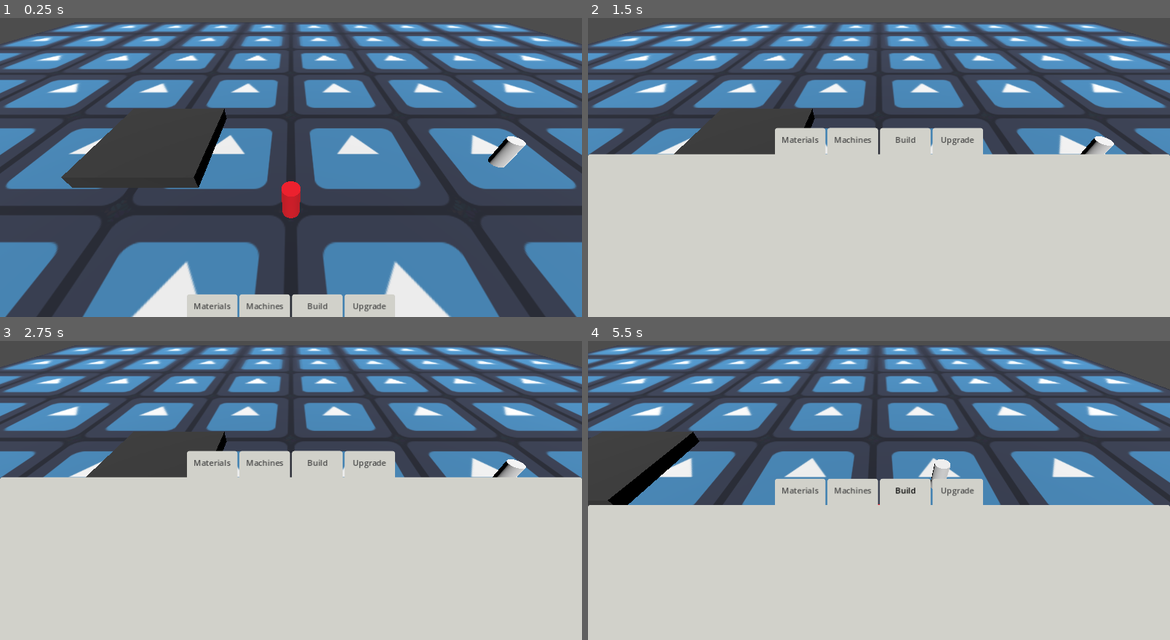
Above: before the commit, frames 1-4 (two rows, left to right).
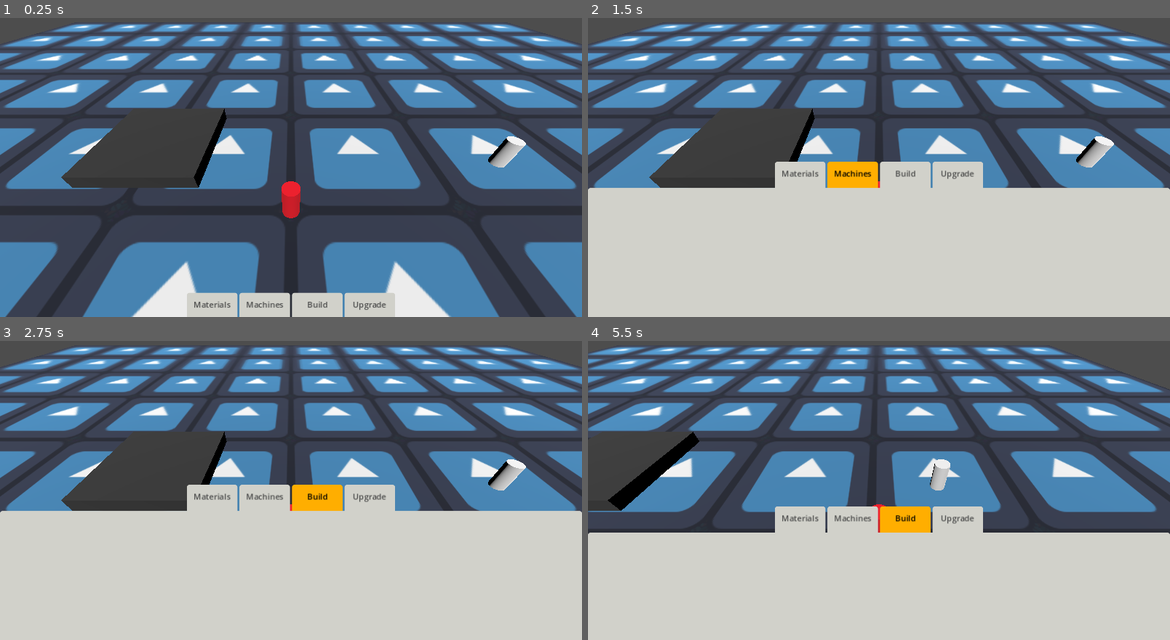
Above: after the commit, the same moments.

Repository: angelR0G/GameOff2024
Game: Godot game, scene res://scenes/map.tscn
Two runs of this game, one before a commit and one after it. Both use one fixed random seed, a clock stepped at 60 frames per second and the inputs below. The engine's default icon, where the game draws it, is replaced by a stand-in: a white triangle on a blue panel in a dark square.
Inputs:
- Up to frame 1 (0.25 s): no input
- Up to frame 2 (1.5 s): click "Materials" at 0.5 s; click "Machines" at 1.25 s
- Up to frame 3 (2.75 s): click "Build" at 2 s
- Up to frame 4 (5.5 s): click "Upgrade" at 2.75 s; tap Enter at 3.5 s; hold D (right) 3.53-4.28 s; hold E (interact) 3.53-4.28 s; hold Q (back) 4.28-5.03 s; tap E (interact) at 4.35 s; tap Space at 5 s; hold D (right) from 5.03 s (still down); hold E (interact) from 5.03 s (still down)

The runs differ from the first frame. In frame 1, 0.5% of the frame differs, in the area x 32-68%, y 91-99%; in frame 2, 12%; in frame 3, 12%, in the area x 0-100%, y 36-58%; in frame 4, 10%.

Commit message:
style: change icon distribution and some colors

Diff:
--- a/resources/inventory_menu.tres
+++ b/resources/inventory_menu.tres
@@ -1,6 +1,9 @@
-[gd_resource type="Theme" load_steps=2 format=3 uid="uid://do4klmwnfpkxv"]
+[gd_resource type="Theme" load_steps=4 format=3 uid="uid://do4klmwnfpkxv"]
 
 [ext_resource type="StyleBox" uid="uid://bulio1h4x8mh5" path="res://resources/gray_panel.tres" id="1_cmqi1"]
+[ext_resource type="StyleBox" uid="uid://gr8ksg5cdn8x" path="res://resources/orange_panel.tres" id="2_dkf4i"]
+
+[sub_resource type="StyleBoxEmpty" id="StyleBoxEmpty_li6v7"]
 
 [resource]
 Button/colors/font_color = Color(0.288519, 0.288518, 0.288518, 1)
@@ -12,14 +15,13 @@
 Button/colors/font_pressed_color = Color(0.00184108, 0.00184107, 0.00184107, 1)
 Button/styles/disabled = ExtResource("1_cmqi1")
 Button/styles/disabled_mirrored = ExtResource("1_cmqi1")
-Button/styles/focus = ExtResource("1_cmqi1")
-Button/styles/hover = ExtResource("1_cmqi1")
-Button/styles/hover_mirrored = ExtResource("1_cmqi1")
-Button/styles/hover_pressed = ExtResource("1_cmqi1")
+Button/styles/focus = SubResource("StyleBoxEmpty_li6v7")
+Button/styles/hover = ExtResource("2_dkf4i")
+Button/styles/hover_mirrored = ExtResource("2_dkf4i")
 Button/styles/hover_pressed_mirrored = ExtResource("1_cmqi1")
 Button/styles/normal = ExtResource("1_cmqi1")
 Button/styles/normal_mirrored = ExtResource("1_cmqi1")
-Button/styles/pressed = ExtResource("1_cmqi1")
-Button/styles/pressed_mirrored = ExtResource("1_cmqi1")
+Button/styles/pressed = ExtResource("2_dkf4i")
+Button/styles/pressed_mirrored = ExtResource("2_dkf4i")
 PanelContainer/styles/normal = ExtResource("1_cmqi1")
 PanelContainer/styles/panel = ExtResource("1_cmqi1")
--- /dev/null
+++ b/resources/orange_panel.tres
@@ -0,0 +1,7 @@
+[gd_resource type="StyleBoxFlat" format=3 uid="uid://gr8ksg5cdn8x"]
+
+[resource]
+bg_color = Color(1, 0.683333, 0, 1)
+corner_radius_top_left = 5
+corner_radius_top_right = 5
+expand_margin_bottom = 10.0
--- a/ui/hud.gd
+++ b/ui/hud.gd
@@ -11,7 +11,7 @@
 
 func set_menu_visibility(new_state:bool) -> void:
 	var tween := get_tree().create_tween()
-	tween.tween_property(menu_node, "position", Vector2(0, 0 if new_state else 330), 0.5)
+	tween.tween_property(menu_node, "position", Vector2(0, 0 if new_state else 260), 0.5)
 
 	# Disable player input when interacting with the menu
 	Player.Instance.input_disabled = new_state
@@ -50,19 +50,28 @@
 	if not materials_inv_display.visible:
 		return
 
-	var materials_container := materials_inv_display.get_child(0)
+	var mat_container_1 := materials_inv_display.get_child(0).get_child(0)
+	var mat_container_2 := materials_inv_display.get_child(0).get_child(1)
 	var player_materials := Player.Instance.materials
 
 	# Remove all children
-	for mat in materials_container.get_children():
+	for mat in mat_container_1.get_children():
+		mat.queue_free()
+	for mat in mat_container_2.get_children():
 		mat.queue_free()
 
 	# Create an icon foreach material in player's inventory
 	for mat_id in player_materials.get_all_keys():
+		var container := mat_container_1
+		if mat_container_1.get_child_count() <= 1 or mat_container_1.get_child_count() <= mat_container_2.get_child_count():
+			container = mat_container_1
 		var new_mat_icon :MaterialIcon = MATERIAL_ICON.instantiate()
-		materials_container.add_child(new_mat_icon)
+
+		container.add_child(new_mat_icon)
 		new_mat_icon.set_sprite(MATERIALS.search_by_id(mat_id).sprite)
 		new_mat_icon.set_number(player_materials.get_value_from_id(mat_id))
+
+	mat_container_2.visible = mat_container_2.get_child_count() > 0
 
 
 # # #
--- a/ui/hud.tscn
+++ b/ui/hud.tscn
@@ -1,7 +1,8 @@
-[gd_scene load_steps=3 format=3 uid="uid://cfjsaxbypqcrh"]
+[gd_scene load_steps=4 format=3 uid="uid://cfjsaxbypqcrh"]
 
 [ext_resource type="Script" path="res://ui/hud.gd" id="1_36fne"]
 [ext_resource type="Theme" uid="uid://do4klmwnfpkxv" path="res://resources/inventory_menu.tres" id="1_ukre5"]
+[ext_resource type="PackedScene" uid="uid://cw01v4g87msx7" path="res://ui/material_icon.tscn" id="3_fvkp1"]
 
 [node name="Hud" type="CanvasLayer"]
 script = ExtResource("1_36fne")
@@ -10,12 +11,12 @@
 anchors_preset = 15
 anchor_right = 1.0
 anchor_bottom = 1.0
-offset_top = 330.0
-offset_bottom = 330.0
+offset_top = 260.0
+offset_bottom = 260.0
 grow_horizontal = 2
 grow_vertical = 2
 theme = ExtResource("1_ukre5")
-ratio = 3.0719
+ratio = 3.7385
 alignment_vertical = 2
 
 [node name="VBoxContainer" type="VBoxContainer" parent="Menu"]
@@ -56,17 +57,37 @@
 
 [node name="MaterialsInventoryDisplay" type="MarginContainer" parent="Menu/VBoxContainer/MenuDisplay"]
 layout_mode = 2
-theme_override_constants/margin_left = 160
+theme_override_constants/margin_left = 240
 theme_override_constants/margin_top = 10
-theme_override_constants/margin_right = 160
+theme_override_constants/margin_right = 240
 theme_override_constants/margin_bottom = 10
 
-[node name="MaterialsContainer" type="HFlowContainer" parent="Menu/VBoxContainer/MenuDisplay/MaterialsInventoryDisplay"]
+[node name="VBoxContainer" type="VBoxContainer" parent="Menu/VBoxContainer/MenuDisplay/MaterialsInventoryDisplay"]
 layout_mode = 2
-size_flags_vertical = 4
-theme_override_constants/h_separation = 60
-theme_override_constants/v_separation = 30
+theme_override_constants/separation = 25
 alignment = 1
+
+[node name="HBoxContainer" type="HBoxContainer" parent="Menu/VBoxContainer/MenuDisplay/MaterialsInventoryDisplay/VBoxContainer"]
+layout_mode = 2
+theme_override_constants/separation = 40
+alignment = 1
+
+[node name="MaterialIcon" parent="Menu/VBoxContainer/MenuDisplay/MaterialsInventoryDisplay/VBoxContainer/HBoxContainer" instance=ExtResource("3_fvkp1")]
+layout_mode = 2
+
+[node name="MaterialIcon2" parent="Menu/VBoxContainer/MenuDisplay/MaterialsInventoryDisplay/VBoxContainer/HBoxContainer" instance=ExtResource("3_fvkp1")]
+layout_mode = 2
+
+[node name="HBoxContainer2" type="HBoxContainer" parent="Menu/VBoxContainer/MenuDisplay/MaterialsInventoryDisplay/VBoxContainer"]
+layout_mode = 2
+theme_override_constants/separation = 40
+alignment = 1
+
+[node name="MaterialIcon" parent="Menu/VBoxContainer/MenuDisplay/MaterialsInventoryDisplay/VBoxContainer/HBoxContainer2" instance=ExtResource("3_fvkp1")]
+layout_mode = 2
+
+[node name="MaterialIcon2" parent="Menu/VBoxContainer/MenuDisplay/MaterialsInventoryDisplay/VBoxContainer/HBoxContainer2" instance=ExtResource("3_fvkp1")]
+layout_mode = 2
 
 [node name="MachinesInventoryDisplay" type="MarginContainer" parent="Menu/VBoxContainer/MenuDisplay"]
 layout_mode = 2
--- a/ui/material_icon.tscn
+++ b/ui/material_icon.tscn
@@ -5,7 +5,7 @@
 [ext_resource type="Texture2D" uid="uid://bd0wpcadrq5yw" path="res://icon.svg" id="2_3at0q"]
 
 [node name="MaterialIcon" type="AspectRatioContainer"]
-custom_minimum_size = Vector2(80, 80)
+custom_minimum_size = Vector2(60, 60)
 offset_right = 40.0
 offset_bottom = 40.0
 script = ExtResource("1_oia2n")
